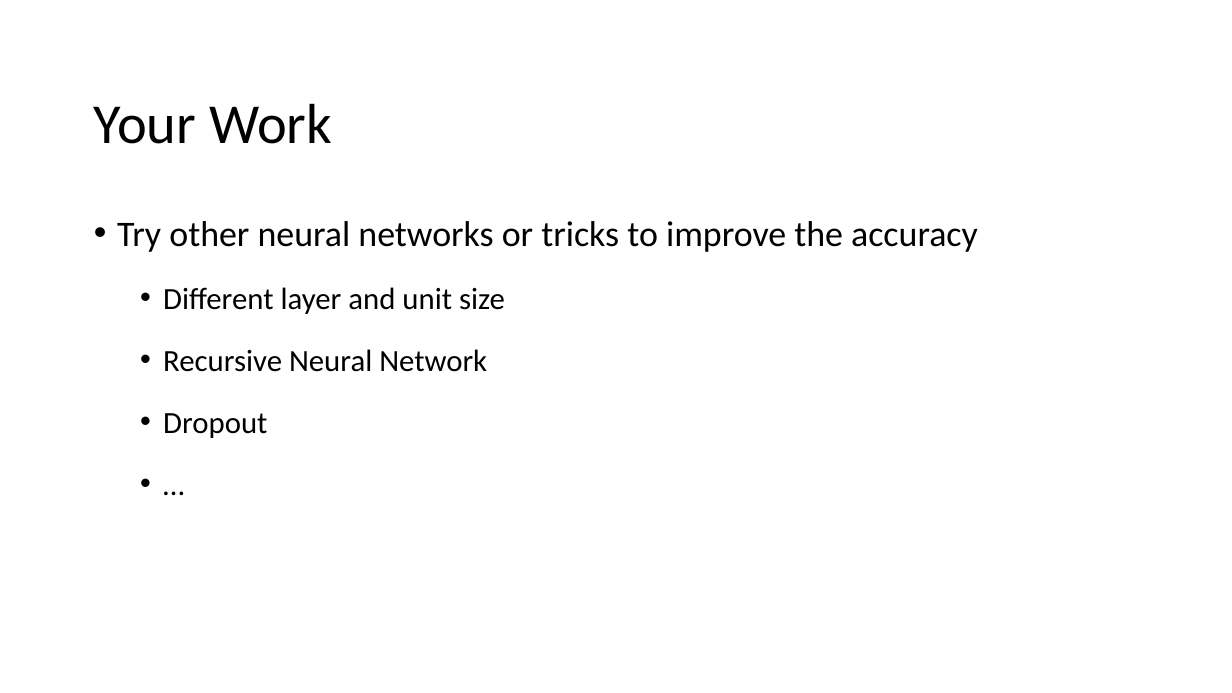
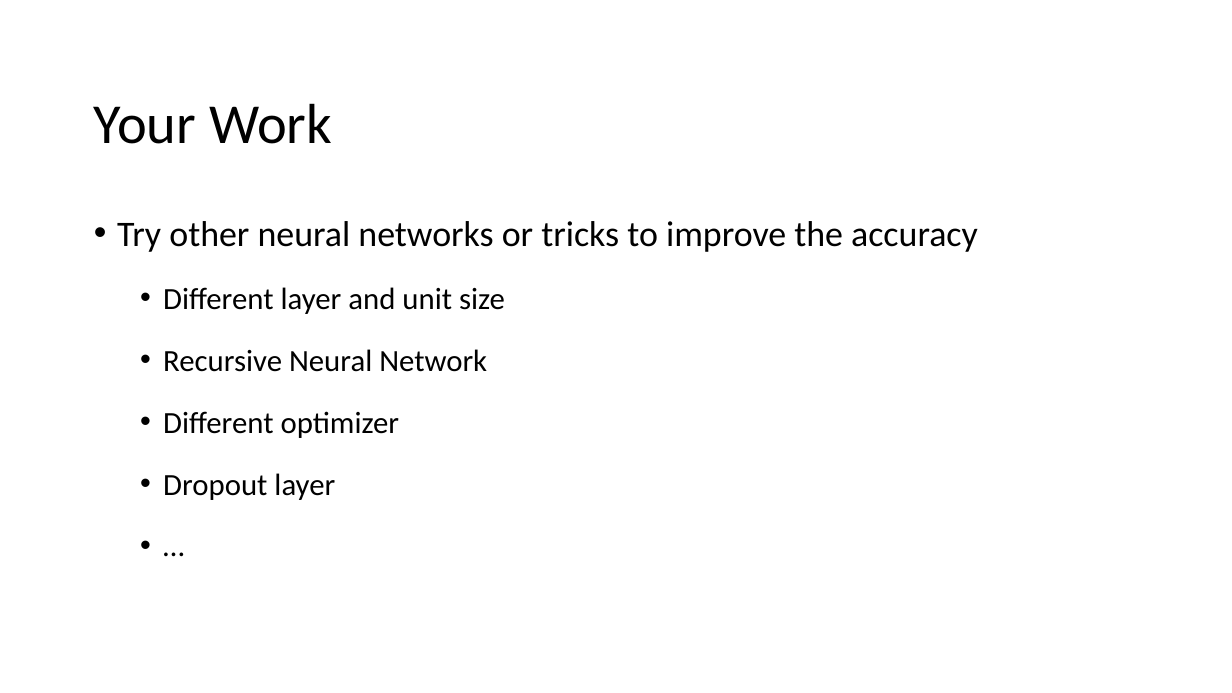
Before and after one commit to anjingx/sst, a slide deck: slide 9 of project.pptx. Drawn at 1232x693 pixels with LibreOffice and Linux fonts; fonts in the diff are those of the drawing. Boxes give left, top, right and bottom in pixels: in the first picture for what was removed or moved away, otherwise in the second. Text is boxed around its words. In the diff, an @@ line names an element or a change of style, - is before the commit and + after.

```diff
--- a/project.pptx
+++ b/project.pptx
@@ text at bbox=[163, 411, 400, 500]: text changed @@
-  • Dropout
+  • Different optimizer
+  • Dropout layer
```
Also in this commit, not shown: 1 other slide changed, 1 slide added.
